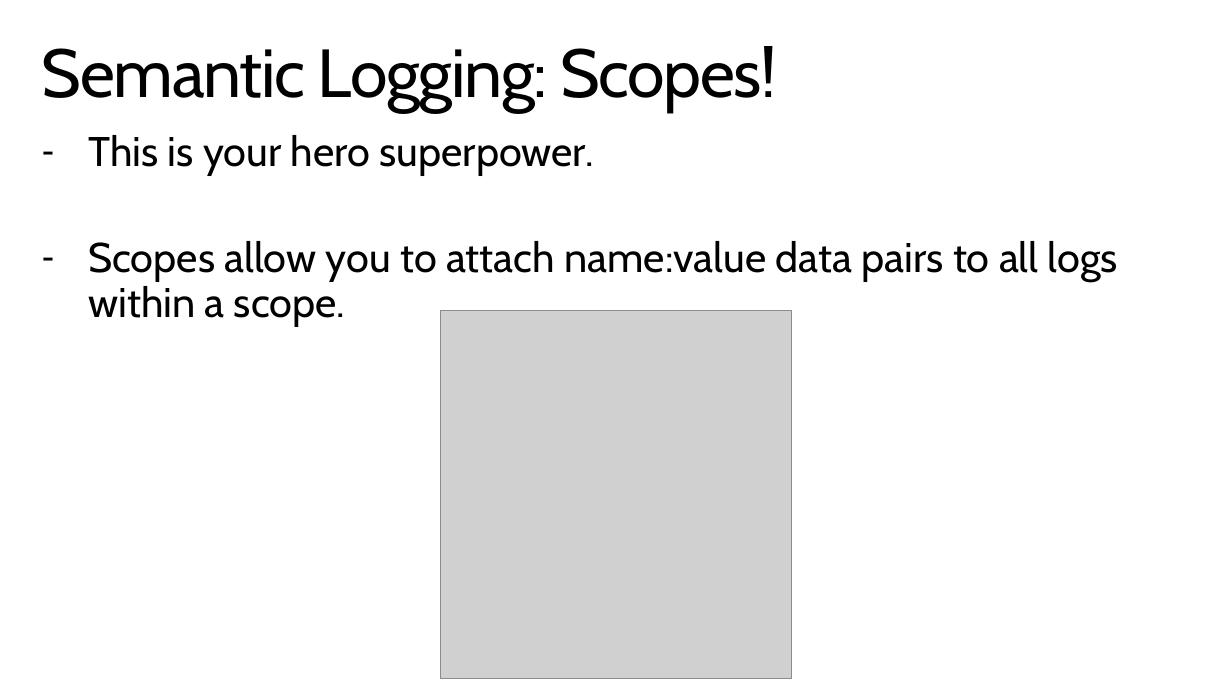
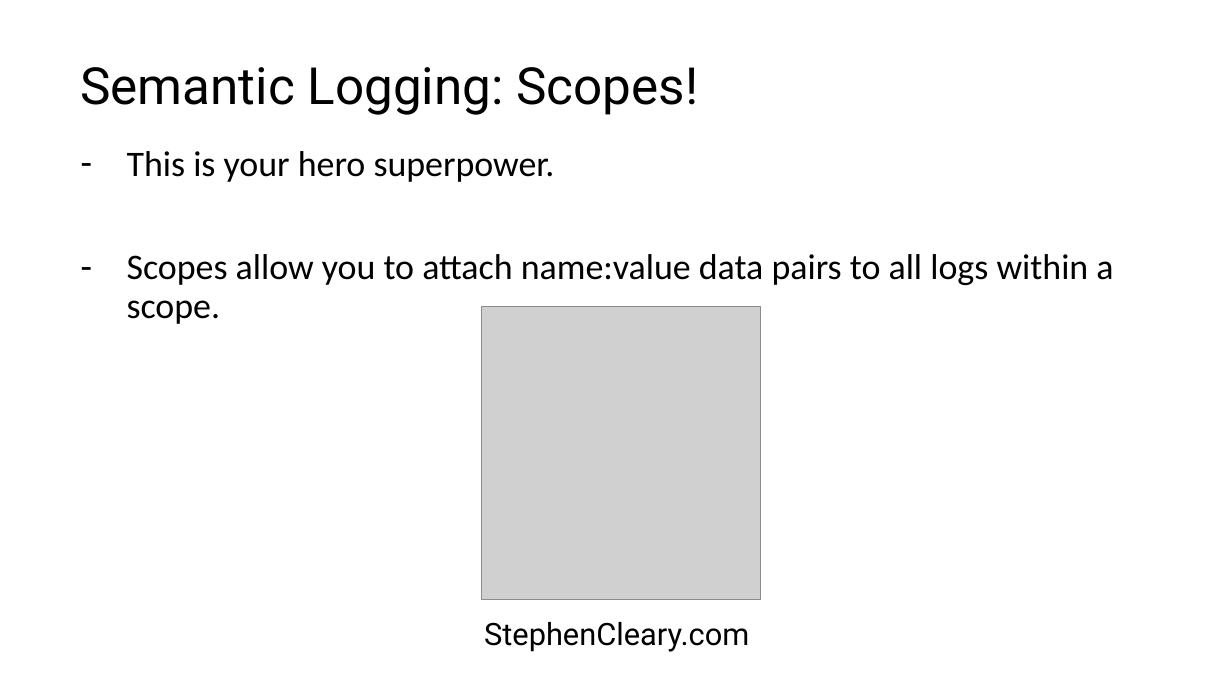
Before and after one commit to StephenCleary/Presentations, a slide deck: slide 17 of Telemetry/Logging Hero.pptx (slide 19 before the commit). Drawn at 1232x693 pixels with LibreOffice and Linux fonts; fonts in the diff are those of the drawing; grey boxes stand for pictures; background and template pictures are left out. Boxes give left, top, right and bottom in pixels: in the first picture for what was removed or moved away, otherwise in the second. Text is boxed around its words. In the diff, an @@ line names an element or a change of style, - is before the commit and + after.

```diff
--- a/Telemetry/Logging Hero.pptx
+++ b/Telemetry/Logging Hero.pptx
@@ title "Semantic Logging: Scopes!": place and size @@
-title "Semantic Logging: Scopes!" at box(42, 46, 777, 113)
+title "Semantic Logging: Scopes!" at box(80, 67, 698, 115)
@@ title "Semantic Logging: Scopes!" at box(80, 67, 698, 115): size 52.9 to 39.9 pt, font Cabin to Roboto, letter spacing -1 to 0 pt; vertical alignment top to middle @@
@@ text "This is your hero superpower.": place and size @@
-text "This is your hero superpower." at box(88, 135, 1118, 326)
+text "This is your hero superpower." at box(127, 151, 1113, 324)
@@ text "This is your hero superpower." at box(127, 151, 1113, 324): size 32.4 to 28 pt, font Cabin to Calibri; more space between paragraphs @@
@@ picture: place and size @@
-picture at box(441, 311, 791, 678)
+picture at box(482, 307, 761, 600)
@@ text "StephenCleary.com": place and size @@
-text "StephenCleary.com" at box(488, 641, 743, 678)
+text "StephenCleary.com" at box(484, 622, 749, 652)
@@ text "StephenCleary.com" at box(484, 622, 749, 652): font Cabin to Roboto, text colour #FFFFFF to #000000 @@
```
Also in this commit, not shown: 33 other slides changed, 3 slides removed, 1 other file.
